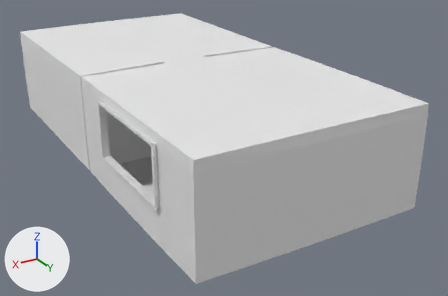
The Blender file scenes/room.blend, before and after one commit.
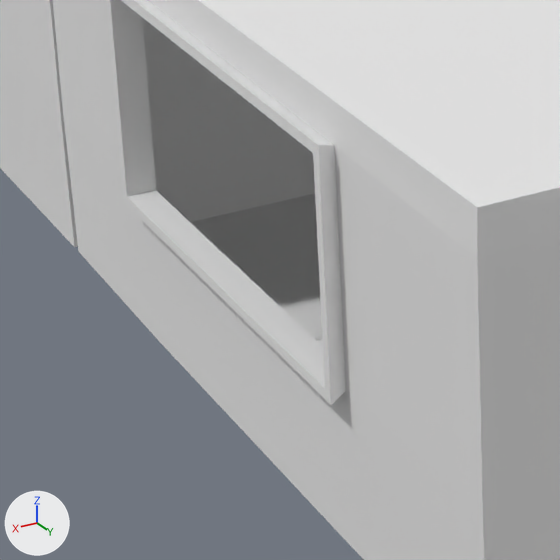
Each version is shown whole from a camera (50 mm lens) standing at (7.9, 12.22, 6.18) and looking at (-0.69, -2.1, -0.97), then close up on the part from 16% to 48% of the width and 36% to 85% of the height. Lighting does not change. The marker at lower left points along +X, +Y and +Z.

The first close-up shows 'Gebaude'.
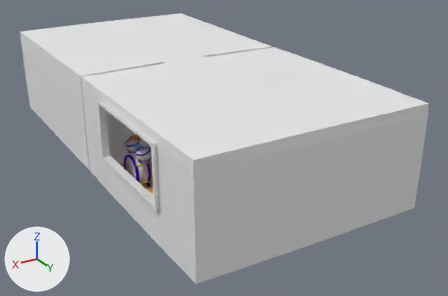
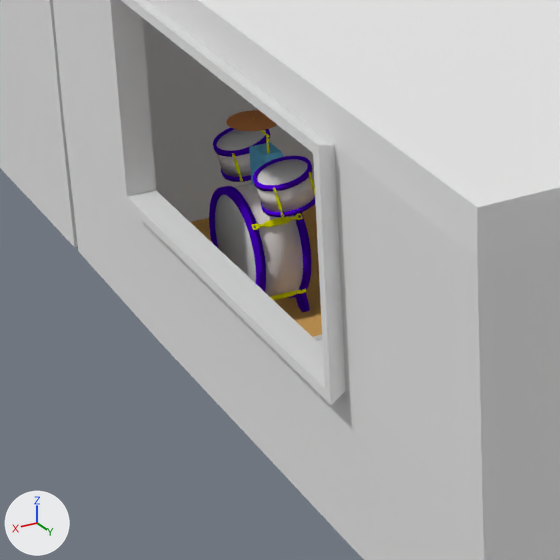
Changed parts and their boxes [x1, y1, x2, y2] in the close-ups (560 x 560 px):
'Cylinder.008', added
    after: [215, 183, 303, 297]
'Cylinder.003', added (purple)
    after: [209, 186, 311, 312]
'Cylinder.005', added
    after: [257, 159, 315, 212]
'Cylinder.004', added
    after: [217, 129, 272, 177]
'Cylinder.006', added (purple)
    after: [253, 156, 316, 217]
'Cylinder.007', added
    after: [226, 110, 277, 131]
'Cube.001', added (blue)
    after: [249, 142, 284, 184]
'Cylinder.002', added (purple)
    after: [213, 128, 270, 182]
'Cube', added (yellow)
    after: [251, 213, 307, 300]
'Cube.003', added
    after: [273, 172, 315, 217]
'Cube.002', added
    after: [232, 139, 269, 181]
part 1 of me_cube_001, recoloured
    before: [190, 194, 322, 337]
    after: [190, 203, 322, 337]

The change, as a list of edits to the scene's bpy script:
```text
Add mat_boden:
    mat_boden = diffuse_material('Boden')
    mat_boden.base_color = (0.8, 0.45, 0.132)  # orange #e7b366
Change me_cube_001:
    where me_cube_001.from_pydata(...)  # 92 vertices, 89 faces; spans x -3.0..3.2, y -9.2..3.0, z -1.15..1.45
    me_cube_001 part 1: all 9 faces centred in x -1.8..1.8, y -2.25..2.25, z -1.15 switch from mat_gebaude (white #e7e7e7) to mat_boden (orange #e7b366)
    add me_cube_001.materials.append(mat_decke)  # white #e7e7e7
Add ob_cube:
    ob_cube = bpy.data.objects.new('Cube', me_cube_052)  # 32 vertices, 31 faces; spans x -1.0..0.0, y -1.0..1.0, z -1.0..1.0; in mat_gelb_001 (yellow #ffff00); modifiers MIRROR, MIRROR
    ob_cube.location = (2.262, -1.917, -0.464)
    ob_cube.rotation_euler = (-0.804, 0.0, 3.142)  # degrees (-46, 0, 180)
    ob_cube.scale = (0.177, 0.0195, 0.0105)
Add ob_empty:
    ob_empty = bpy.data.objects.new('Empty', None)
    ob_empty.location = (2.262, -1.599, -0.738)
    ob_empty.rotation_euler = (0.0, 0.0, 3.142)  # degrees (0, 0, 180)
Add ob_cube_003:
    ob_cube_003 = bpy.data.objects.new('Cube.003', me_cube_052.copy())  # modifiers MIRROR, MIRROR
    ob_cube_003.location = (2.064, -1.411, -0.188)
    ob_cube_003.rotation_euler = (-0.804, 1.346, 3.142)  # degrees (-46, 77, 180)
    ob_cube_003.scale = (0.108, 0.00912, 0.0049)
Add ob_empty_002:
    ob_empty_002 = bpy.data.objects.new('Empty.002', None)
    ob_empty_002.location = (2.189, -1.262, -0.216)
    ob_empty_002.rotation_euler = (0.0, 1.346, 3.142)  # degrees (0, 77, 180)
    ob_empty_002.scale = (0.612, 0.468, 0.468)
Add ob_cube_002:
    ob_cube_002 = bpy.data.objects.new('Cube.002', me_cube_052.copy())  # modifiers MIRROR, MIRROR
    ob_cube_002.location = (2.065, -2.085, -0.188)
    ob_cube_002.rotation_euler = (-0.804, 1.346, 3.142)  # degrees (-46, 77, 180)
    ob_cube_002.scale = (0.108, 0.00912, 0.0049)
Add ob_empty_001:
    ob_empty_001 = bpy.data.objects.new('Empty.001', None)
    ob_empty_001.location = (2.189, -1.936, -0.216)
    ob_empty_001.rotation_euler = (0.0, 1.346, 3.142)  # degrees (0, 77, 180)
    ob_empty_001.scale = (0.612, 0.468, 0.468)
Add ob_cylinder_008:
    ob_cylinder_008 = bpy.data.objects.new('Cylinder.008', me_cylinder_037)  # 130 vertices, 192 faces; spans x -1.0..1.0, y -1.0..1.0, z -1.0..1.0; in mat_material_009 (its picture is missing), mat_material_013 (its picture is missing)
    ob_cylinder_008.location = (2.262, -1.599, -0.738)
    ob_cylinder_008.rotation_euler = (-3.142, 1.571, 0.0)  # degrees (-180, 90, 0)
    ob_cylinder_008.scale = (0.4, 0.4, 0.169)
Add ob_cylinder_007:
    ob_cylinder_007 = bpy.data.objects.new('Cylinder.007', me_cylinder_036)  # 514 vertices, 640 faces; spans x -1.0..1.0, y -1.0..1.0, z -1.0..9.12; in mat_material_012 (orange #e7985b)
    ob_cylinder_007.location = (2.283, -1.523, 0.18)
    ob_cylinder_007.rotation_euler = (0.0, 0.0, 3.142)  # degrees (0, 0, 180)
    ob_cylinder_007.scale = (0.179, 0.179, 0.00136)
Add ob_cylinder_006:
    ob_cylinder_006 = bpy.data.objects.new('Cylinder.006', me_cylinder_035)  # 256 vertices, 256 faces; spans x -1.0..1.0, y -1.0..1.0, z -1.0..1.0; in mat_dunkelblau_001 (purple #5400e7); modifiers ARRAY
    ob_cylinder_006.location = (2.211, -1.262, -0.118)
    ob_cylinder_006.rotation_euler = (0.0, 2.917, 3.142)  # degrees (0, 167, 180)
    ob_cylinder_006.scale = (0.196, 0.196, 0.0161)
Add ob_cylinder_005:
    ob_cylinder_005 = bpy.data.objects.new('Cylinder.005', me_cylinder_034)  # 130 vertices, 192 faces; spans x -1.0..1.0, y -1.0..1.0, z -1.0..1.0; in mat_material_009 (its picture is missing), mat_material_011 (white #e7e7e7)
    ob_cylinder_005.location = (2.189, -1.262, -0.216)
    ob_cylinder_005.rotation_euler = (0.0, 2.917, 3.142)  # degrees (0, 167, 180)
    ob_cylinder_005.scale = (0.187, 0.187, 0.104)
Add ob_cylinder_004:
    ob_cylinder_004 = bpy.data.objects.new('Cylinder.004', me_cylinder_033)  # 130 vertices, 192 faces; spans x -1.0..1.0, y -1.0..1.0, z -1.0..1.0; in mat_material_009 (its picture is missing), mat_material_010 (white #e7e7e7)
    ob_cylinder_004.location = (2.189, -1.936, -0.216)
    ob_cylinder_004.rotation_euler = (0.0, 2.917, 3.142)  # degrees (0, 167, 180)
    ob_cylinder_004.scale = (0.187, 0.187, 0.104)
Add ob_cylinder_003:
    ob_cylinder_003 = bpy.data.objects.new('Cylinder.003', me_cylinder_032)  # 268 vertices, 268 faces; spans x -1.0..1.0, y -1.0..1.0, z -1.0..1.0; in mat_dunkelblau_001 (purple #5400e7); modifiers ARRAY
    ob_cylinder_003.location = (2.427, -1.599, -0.738)
    ob_cylinder_003.rotation_euler = (-3.142, 1.571, 0.0)  # degrees (-180, 90, 0)
    ob_cylinder_003.scale = (0.418, 0.418, 0.0263)
Add ob_cylinder_002:
    ob_cylinder_002 = bpy.data.objects.new('Cylinder.002', me_cylinder_035.copy())  # modifiers ARRAY
    ob_cylinder_002.location = (2.212, -1.936, -0.118)
    ob_cylinder_002.rotation_euler = (0.0, 2.917, 3.142)  # degrees (0, 167, 180)
    ob_cylinder_002.scale = (0.196, 0.196, 0.0161)
Add ob_cube_001:
    ob_cube_001 = bpy.data.objects.new('Cube.001', me_cube_024)  # 22 vertices, 17 faces; spans x -1.0..1.37, y 0.0..1.5, z -1.31..0.59; in mat_material_008 (blue #7ad6ff); modifiers MIRROR
    ob_cube_001.location = (2.176, -1.599, -0.162)
    ob_cube_001.rotation_euler = (0.0, 0.0, 3.142)  # degrees (0, 0, 180)
    ob_cube_001.scale = (0.0679, 0.0887, 0.155)
```
